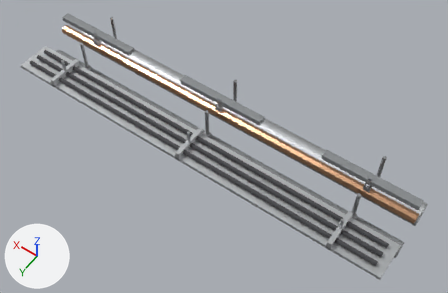
A saved change to the FBX model unity/HorrorGame/Assets/Models/Dressing/Dress_PipeRun_Ceiling.fbx.
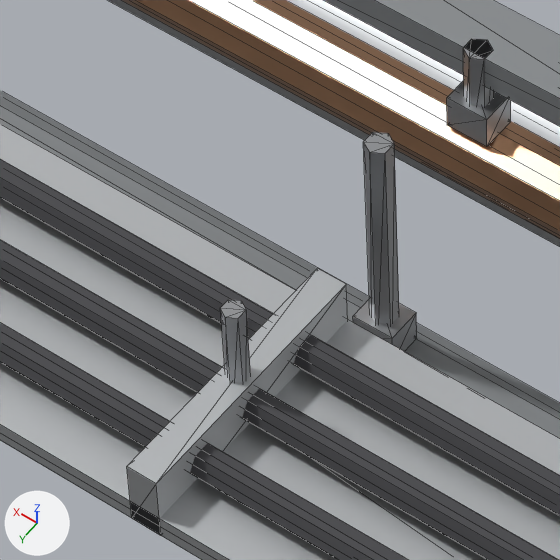
Each version appears first whole from a camera (50 mm lens) standing at (-1.419, 2.099, 2.62) and looking at (-0.113, 0.271, -0.253), and next in a close-up on the part from 35% to 51% of the width and 32% to 56% of the height. The lights are fixed; the arrows at lower left show +X, +Y and +Z. The first two pictures are the older version. The close-ups show mesh edges as thin lines.

Objects in the first close-up: 'Dress_PipeRun_Ceiling'.
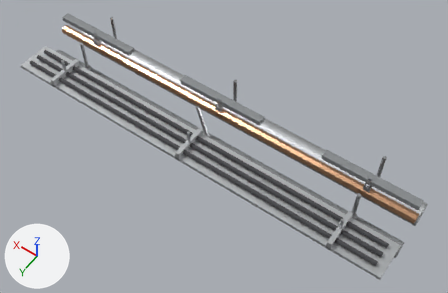
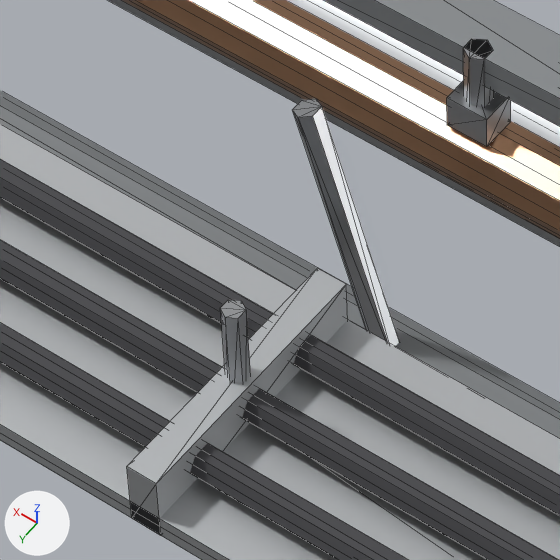
Where the change shows, as pixel boxes [x1, y1, x2, y2] in the close-ups (560 x 560 px):
part 1 of me_cylinder, rebuilt
    before: [363, 132, 399, 325]
    after: [292, 99, 399, 346]
part 2 of me_cylinder, deleted
    before: [353, 300, 417, 351]

The change, as a diff of the scene's bpy script:
```diff
--- a/unity/HorrorGame/Assets/Models/Dressing/Dress_PipeRun_Ceiling.fbx.py
+++ b/unity/HorrorGame/Assets/Models/Dressing/Dress_PipeRun_Ceiling.fbx.py
@@ me_cylinder @@
 # used by ob_dress_piperun_ceiling; location = (0.0, 0.0, 0.0)
-me_cylinder.from_pydata(...)  # 368 vertices, 600 faces; spans x -1.25..1.25, y -0.07..0.56, z -0.37..0.0
+me_cylinder.from_pydata(...)  # 360 vertices, 588 faces; spans x -1.25..1.25, y -0.07..0.56, z -0.37..0.0
+# me_cylinder part 1: the loose piece of 12 vertices spanning x -0.01..0.01, y 0.27..0.29, z -0.26..-0.01 is rebuilt with 12 vertices and now spans x -0.01..0.07, y 0.27..0.29, z -0.25..-0.01
+# me_cylinder part 2: the loose piece of 8 vertices spanning x -0.02..0.02, y 0.27..0.29, z -0.23..-0.2 is deleted
 me_cylinder.materials.append(mat_dress_galvanised)
```
